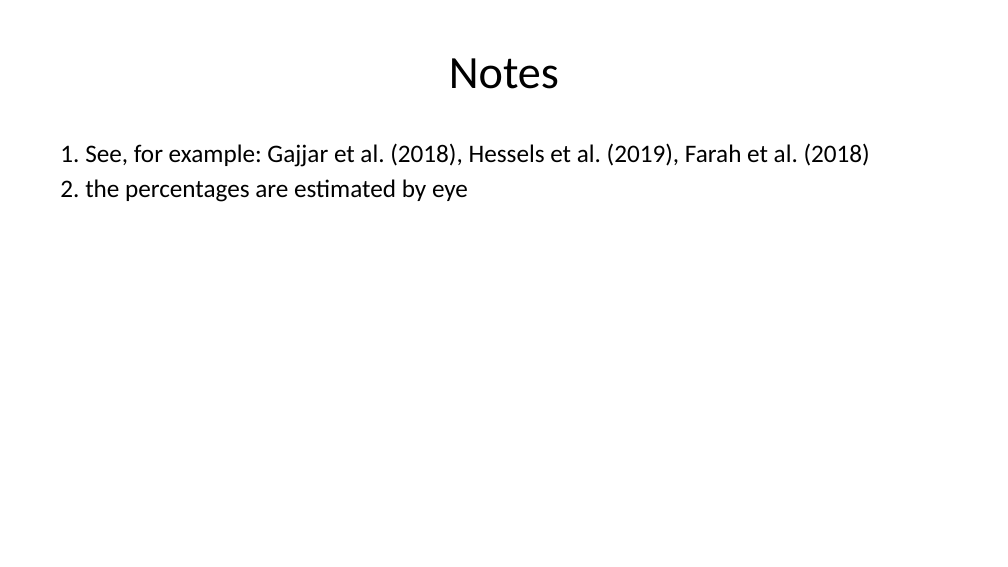
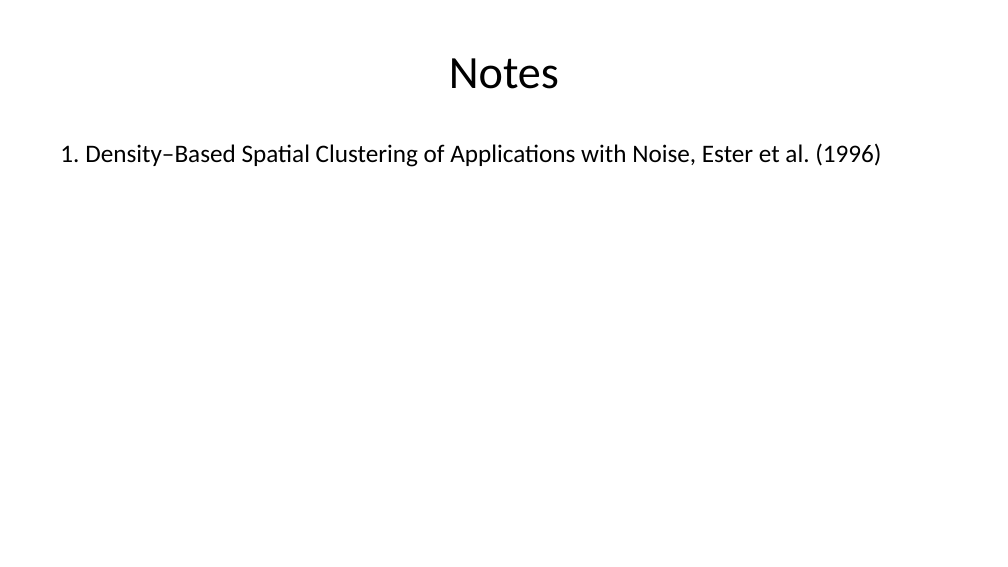
Before and after one commit to Thaza-Kun/sarjana, a slide deck: slide 17 of docs/slides/andersen_2023/slides.pptx. Drawn at 1008x567 pixels with LibreOffice and Linux fonts; fonts in the diff are those of the drawing. Boxes give left, top, right and bottom in pixels: in the first picture for what was removed or moved away, otherwise in the second. Text is boxed around its words. In the diff, an @@ line names an element or a change of style, - is before the commit and + after.

```diff
--- a/docs/slides/andersen_2023/slides.pptx
+++ b/docs/slides/andersen_2023/slides.pptx
@@ text at bbox=[60, 143, 881, 167]: text changed @@
-1. See, for example: Gajjar et al. (2018), Hessels et al. (2019), Farah et al. (2018)
-2. the percentages are estimated by eye
+1. Density–Based Spatial Clustering of Applications with Noise, Ester et al. (1996)
```
Also in this commit, not shown: 2 other slides changed, 12 slides added, 12 slides removed, 20 other files.
